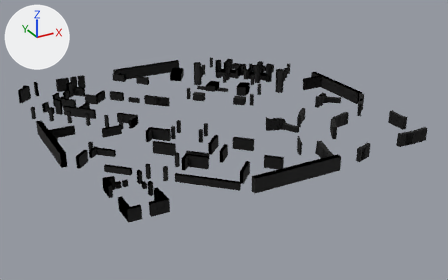
The FBX model Assets/Stages/CystalPyramidStage/CrystalPyramidWalls.FBX: old version first, new version second.
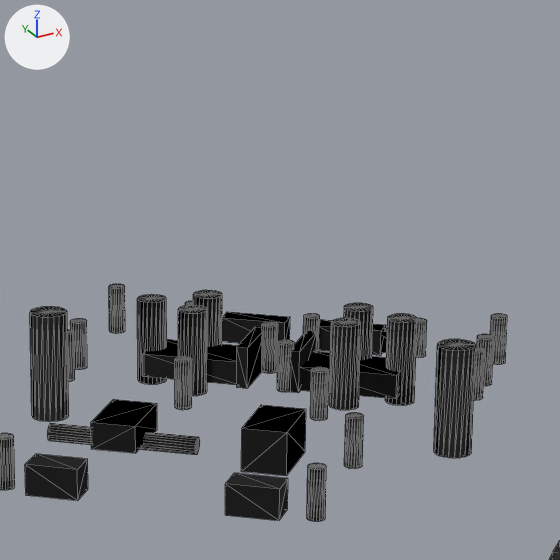
There are two pictures of each version: one whole from a camera (50 mm lens) standing at (-53.2, -103.6, 45.8) and looking at (1.8, -3.6, -4.2), one close up on the part from 42% to 67% of the width and 0% to 41% of the height. Lighting does not change. The marker at upper left points along +X, +Y and +Z. The close-ups show mesh edges as thin lines. Where no turn or scale is listed for an object, it has been applied to the vertices.

The scene before the commit, as lines of its bpy script (objects in view):
```python
me_mesh = bpy.data.meshes.new('Mesh')
me_mesh.from_pydata(...)  # 342 vertices, 547 faces; spans x -21.8..16.5, y -27.2..16.8, z -0.3..2.4
me_mesh.materials.append(mat_walls)  # black #000000
me_mesh_001 = bpy.data.meshes.new('Mesh.001')
me_mesh_001.from_pydata(...)  # 1938 vertices, 3289 faces; spans x -32.0..32.7, y -31.9..31.9, z -1.1..4.1
me_mesh_001.materials.append(mat_walls)  # black #000000
me_mesh_002 = bpy.data.meshes.new('Mesh.002')
me_mesh_002.from_pydata(...)  # 284 vertices, 528 faces; spans x -15.8..11.6, y -10.3..12.2, z -0.3..2.3
me_mesh_002.materials.append(mat_walls)  # black #000000
ob_borderindestructibles = bpy.data.objects.new('BorderIndestructibles', me_mesh_001)
ob_borderindestructibles.location = (0.0, 0.0, 0.0)
ob_innerindestruct = bpy.data.objects.new('InnerIndestruct', me_mesh_002)
ob_innerindestruct.location = (0.0, 0.0, 0.0)
ob_middleindestruct = bpy.data.objects.new('MiddleIndestruct', me_mesh)
ob_middleindestruct.location = (0.0, 0.0, 0.0)
```
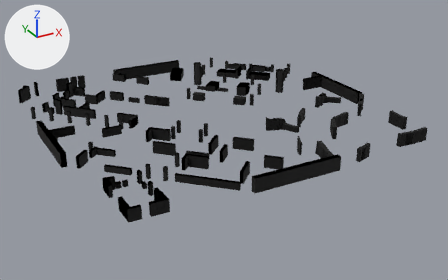
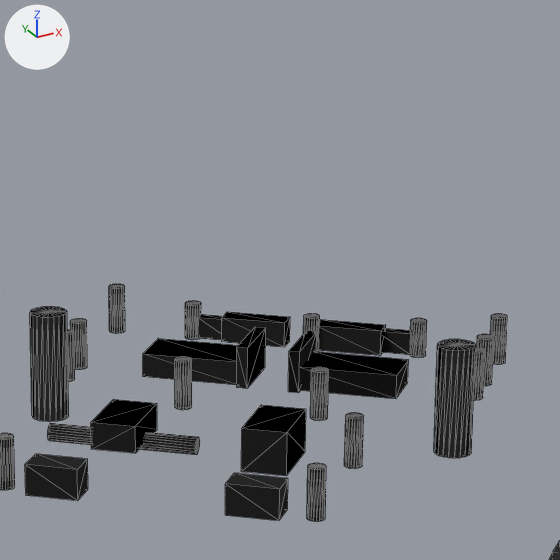
The change, as a list of edits to the scene's bpy script:
```text
Change me_mesh_001:
    used by ob_borderindestructibles; location = (0.0, 0.0, 0.0)
    remove me_mesh_001.from_pydata(...)  # 1938 vertices, 3289 faces; spans x -32.0..32.7, y -31.9..31.9, z -1.1..4.1
    add me_mesh_001.from_pydata(...)  # 1602 vertices, 2649 faces; spans x -32.0..32.7, y -31.9..31.9, z -1.1..4.1
    me_mesh_001 part 1: 8 loose pieces with 336 vertices, spanning x 14.2..24.5, y 13.9..23.8, z -0.6..3.5, are deleted
```

Changed parts and their boxes (x1, y1, x2, y2) in the close-ups (560 x 560 px):
part 1 of me_mesh_001, deleted: before (137, 290, 417, 410)
